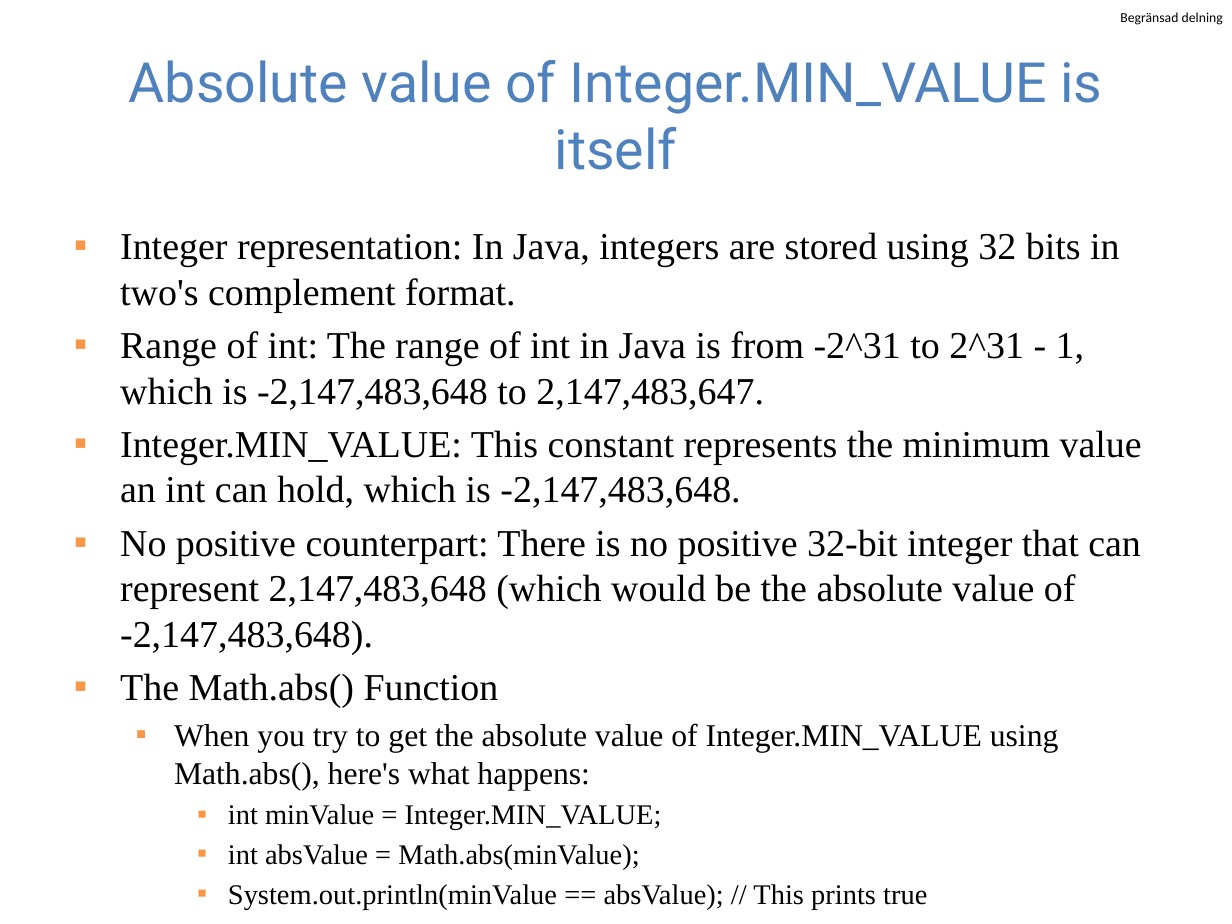
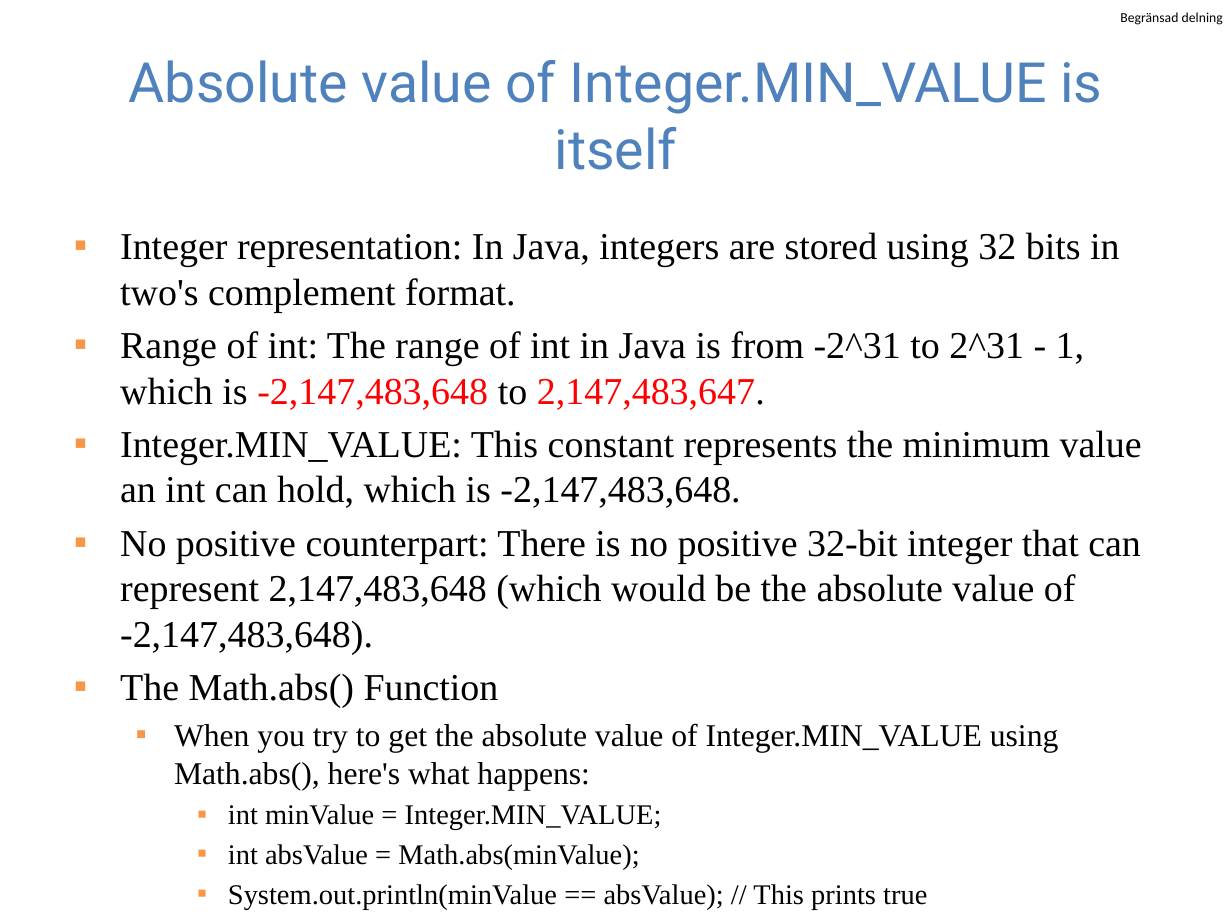
Before and after one commit to guhofstra/CSC111Fa25, a slide deck: slide 14 of PPTs/Lecture 7-hash table.pptx. Drawn at 1232x924 pixels with LibreOffice and Linux fonts; fonts in the diff are those of the drawing. Boxes give left, top, right and bottom in pixels: in the first picture for what was removed or moved away, otherwise in the second. Text is boxed around its words. In the diff, an @@ line names an element or a change of style, - is before the commit and + after.

```diff
--- a/PPTs/Lecture 7-hash table.pptx
+++ b/PPTs/Lecture 7-hash table.pptx
@@ text at bbox=[120, 331, 1084, 410]: text colour #000000 to #FF0000 in "-2,147,483,648 2,147,483,647." @@
```
Also in this commit, not shown: 4 other slides changed, 2 slides added, 2 slides removed, 21 other files.
